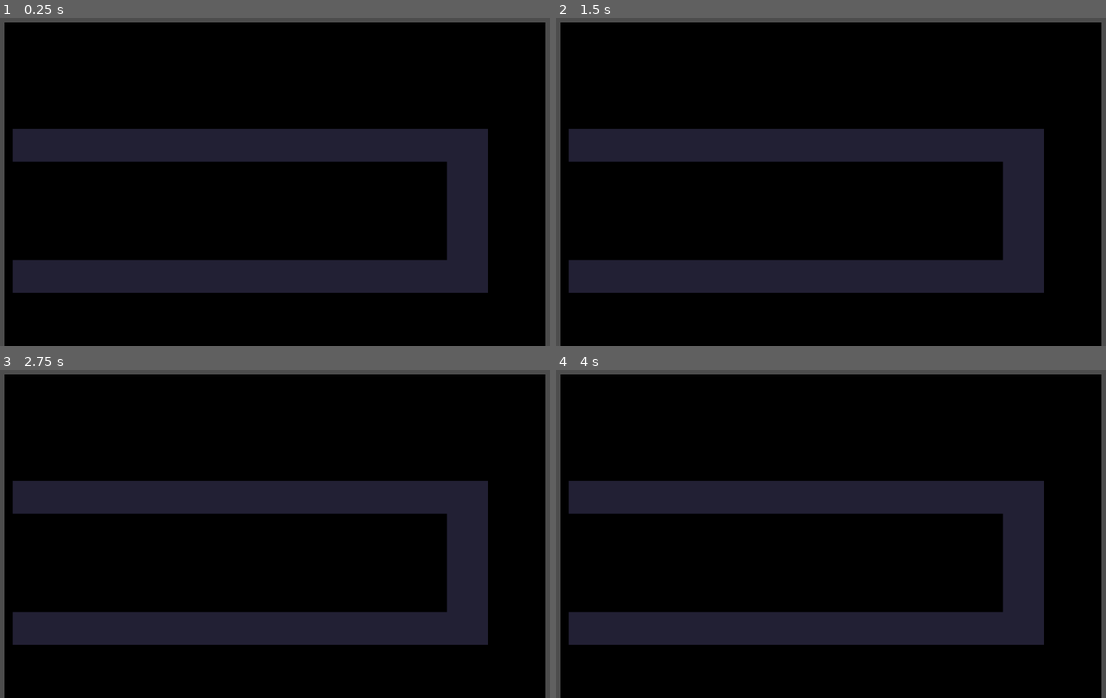
Above: before the commit, frames 1-4 (two rows, left to right).
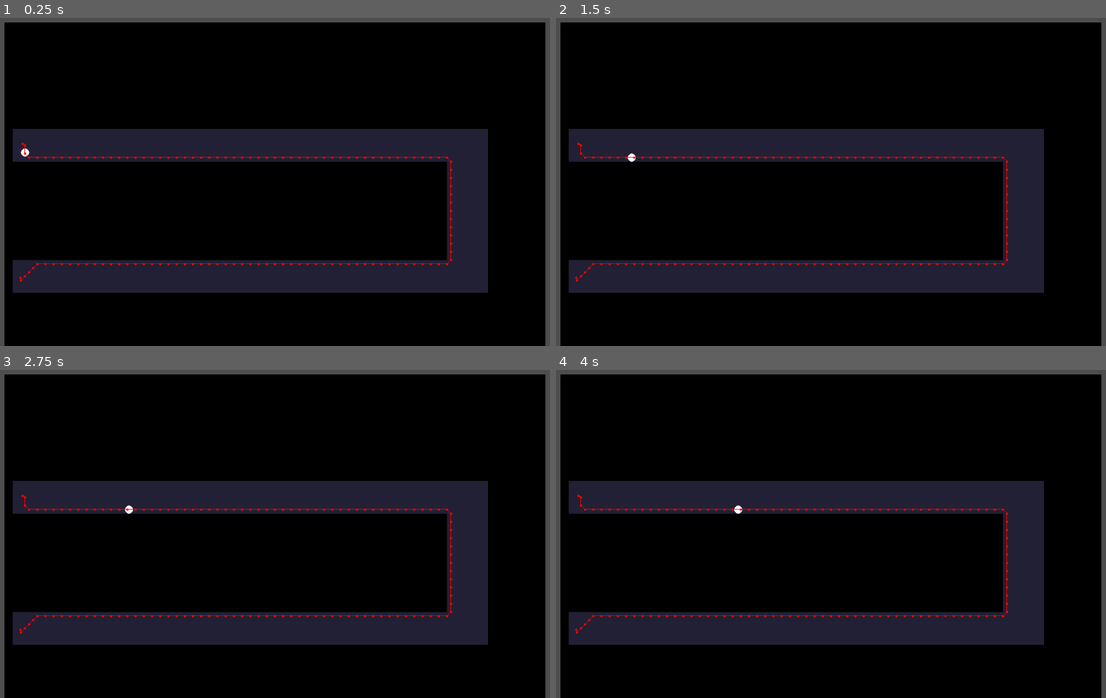
Above: after the commit, the same moments.

Repository: k1ng606/ProjectTd
Game: Godot game, scene res://scenes/level.tscn
The game is run twice, just before and just after one commit, with the same random seed, the same clock (stepped at 60 frames per second) and the same inputs.
Inputs:
- Up to frame 1 (0.25 s): no input
- Up to frame 2 (1.5 s): no input
- Up to frame 3 (2.75 s): tap Enter at 2 s
- Up to frame 4 (4 s): no input

The runs differ from the first frame. In frame 1, 0.8% of the frame differs, in the area x 3-83%, y 38-81%; in frame 2, 0.8%; in frame 3, 0.8%; in frame 4, 0.8%.

Commit message:
Added enemy with pathfinding

Diff:
--- /dev/null
+++ b/scenes/enemy.gd
@@ -0,0 +1,20 @@
+extends CharacterBody2D
+
+@onready
+var targetPosition : Vector2 = $"../EnemyTarget".position
+
+@onready var navigationAgent := $NavigationAgent2D
+
+const speed := 5000
+
+func _ready() -> void:
+	navigationAgent.target_position = targetPosition
+
+
+func _physics_process(_delta: float) -> void:
+	await get_tree().physics_frame
+	var direction = to_local(navigationAgent.get_next_path_position()).normalized()
+
+	velocity = direction * speed * _delta
+
+	move_and_slide()
--- a/scenes/level.tscn
+++ b/scenes/level.tscn
@@ -1,6 +1,9 @@
-[gd_scene load_steps=5 format=3 uid="uid://c2ld3f6juix5a"]
+[gd_scene load_steps=9 format=3 uid="uid://c2ld3f6juix5a"]
 
 [ext_resource type="Texture2D" uid="uid://dhjh87q05q4ix" path="res://assets/tileSet2.png" id="1_cs6s2"]
+[ext_resource type="Script" path="res://scripts/TileMap.gd" id="2_0ecjd"]
+[ext_resource type="Texture2D" uid="uid://c7pm7a83mxb4a" path="res://assets/ball.png" id="3_ej7cf"]
+[ext_resource type="Script" path="res://scenes/enemy.gd" id="3_l0yw3"]
 
 [sub_resource type="NavigationPolygon" id="NavigationPolygon_d6qgb"]
 vertices = PackedVector2Array(-8, -8, 8, -8, 8, 8, -8, 8)
@@ -17,9 +20,36 @@
 navigation_layer_0/layers = 1
 sources/0 = SubResource("TileSetAtlasSource_xu1nd")
 
+[sub_resource type="CircleShape2D" id="CircleShape2D_telsl"]
+radius = 7.0
+
 [node name="Level" type="Node2D"]
 
 [node name="TileMap" type="TileMap" parent="."]
 tile_set = SubResource("TileSet_r5hqc")
 format = 2
 layer_0/tile_data = PackedInt32Array(65538, 65536, 0, 131074, 65536, 0, 196610, 65536, 0, 262146, 65536, 0, 327682, 655 …(53195 unchanged characters)…
+script = ExtResource("2_0ecjd")
+
+[node name="EnemyTarget" type="Marker2D" parent="."]
+position = Vector2(63, 515)
+
+[node name="EnemySpawn" type="Marker2D" parent="."]
+position = Vector2(64, 252)
+
+[node name="Enemy" type="CharacterBody2D" parent="."]
+position = Vector2(67, 253)
+script = ExtResource("3_l0yw3")
+metadata/_edit_group_ = true
+
+[node name="Sprite2D" type="Sprite2D" parent="Enemy"]
+texture = ExtResource("3_ej7cf")
+
+[node name="CollisionShape2D" type="CollisionShape2D" parent="Enemy"]
+shape = SubResource("CircleShape2D_telsl")
+
+[node name="NavigationAgent2D" type="NavigationAgent2D" parent="Enemy"]
+path_desired_distance = 1.0
+path_max_distance = 20.0
+path_postprocessing = 1
+debug_enabled = true
--- /dev/null
+++ b/scripts/TileMap.gd
@@ -0,0 +1,5 @@
+extends TileMap
+
+
+func _process(_delta):
+	pass
Binary file added: assets/ball.png
Not shown, added: assets/ball.png.import
